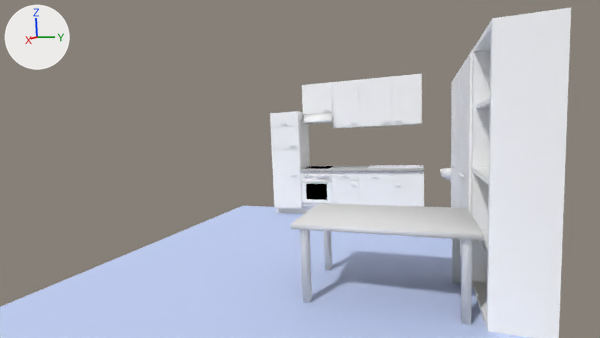
What one commit did to the Blender file data/environments/garching_lab/garching_kitchen.blend.
Both versions are drawn from the file's camera 'Camera'. The lights are fixed; the arrows at upper left show +X, +Y and +Z.

Names of what the first picture shows: 'C0_Door', 'C1_Door', 'C2_Door', 'C4_Door', 'C7_Door', 'CB0_leftDoor.L', 'CB0_rightDoor.L', 'CB0_rightDoor.R', 'Dw0_Door', 'Ground', 'Rack', 'Table'.
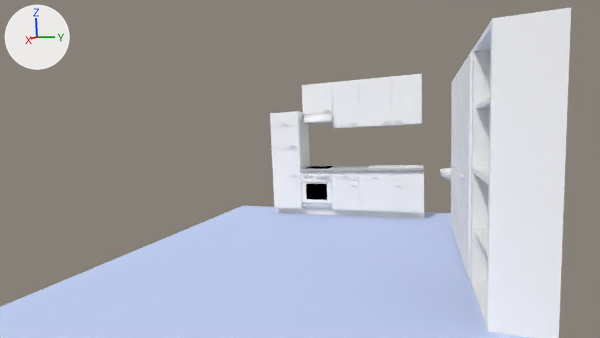
Commit message: [scenario] Deleted table

What differs and where, as boxes [x1, y1, x2, y2] in the pictures (600 x 338 px):
'Table', deleted
    before: [290, 203, 484, 325]

The change, as a diff of the scene's bpy script:
```diff
--- a/data/environments/garching_lab/garching_kitchen.blend.py
+++ b/data/environments/garching_lab/garching_kitchen.blend.py
@@ ob_table @@
-ob_table = bpy.data.objects.new('Table', me_cube_019)
-ob_table.location = (3.458, 3.532, -0.001)
-ob_table.scale = (0.846, 0.846, 0.846)
```
